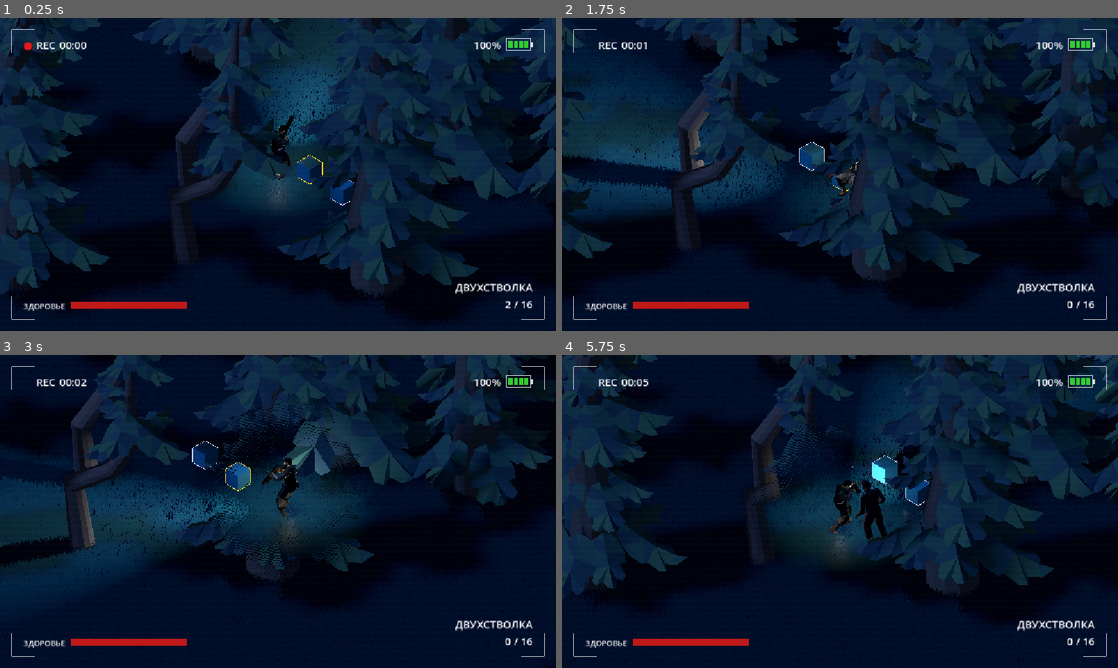
Above: before the commit, frames 1-4 (two rows, left to right).
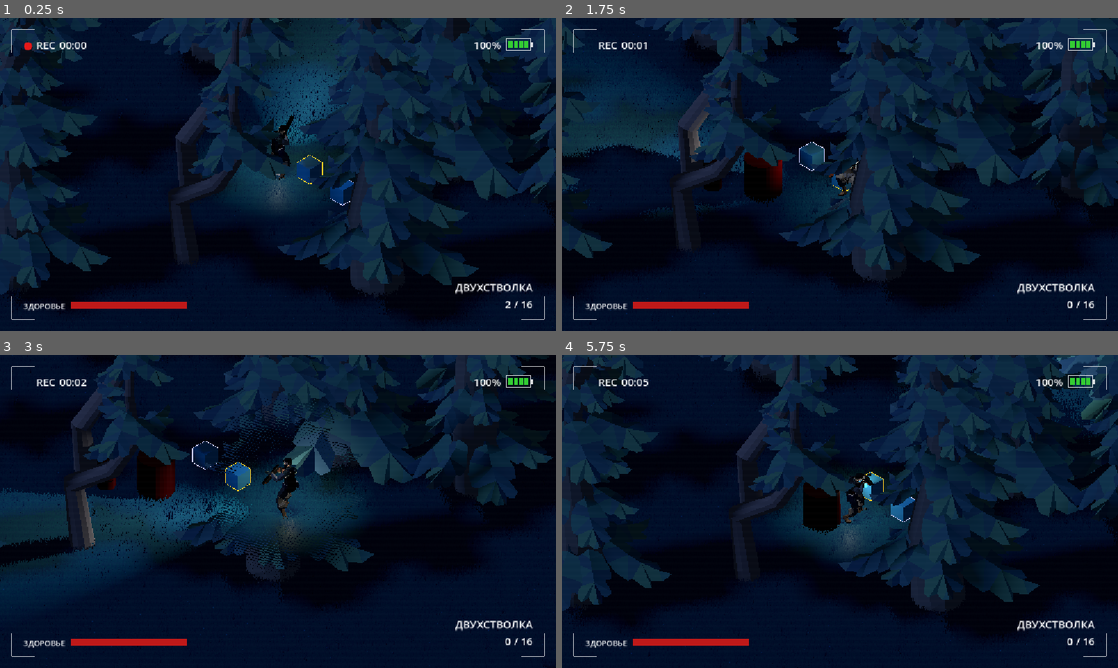
Above: after the commit, the same moments.

Repository: AnckerStudios/the-camera-game
Game: Godot game, scene res://scene/ilya/ilya_v1_doma.tscn
The game is run twice, just before and just after one commit, with the same random seed, the same clock (stepped at 60 frames per second) and the same inputs. This scene is started directly instead of the project's main scene. Sound files missing from this copy of the repository are replaced by a short silence.
Inputs (mouse positions are in pixels of both pictures, inside the frame that each line leads up to):
- Up to frame 1 (0.25 s): no input
- Up to frame 2 (1.75 s): move the mouse to (962, 158) at 0.52 s; hold D (move_right) 0.53-1.28 s; hold Right mouse button (alt_fire) 0.53-1.28 s; tap Space (jump) at 0.77, 1.52 s; move the mouse to (728, 190) at 1.27 s; hold S (move_backward) from 1.28 s (still down); tap Shift (dash) at 1.35 s
- Up to frame 3 (3 s): move the mouse to (333, 442) at 2.02 s; release S (move_backward) at 2.03 s; press the mouse at (333, 442) at 2.03 s; hold D (move_right) 2.03-2.78 s; move the mouse to (250, 574) at 2.77 s; release the mouse at (250, 574) at 2.78 s; hold W (move_forward) from 2.78 s (still down); tap E (interaction) at 2.85 s
- Up to frame 4 (5.75 s): tap Space (jump) at 3.02, 3.77, 4.52 s; move the mouse to (1006, 558) at 3.52 s; release W (move_forward) at 3.53 s; hold Q (weapon_next) 3.53-4.28 s; hold A (move_left) 3.53-5.03 s; move the mouse to (673, 464) at 4.27 s; tap Mouse wheel up (weapon_prev) at 4.35 s; move the mouse to (867, 511) at 5.02 s; hold S (move_backward) from 5.03 s (still down); hold Right mouse button (alt_fire) from 5.03 s (still down)

The runs differ from the first frame. In frame 2, 3.7% of the frame differs, in the area x 0-45%, y 40-62%; in frame 3, 2.0%; in frame 4, 26%, in the area x 0-100%, y 0-100%.

Commit message:
вынести получение урона в отдельную структуру

Diff:
--- /dev/null
+++ b/gamelogic/damage/damage_receiver.gd
@@ -0,0 +1,68 @@
+class_name DamageReceiver
+extends RefCounted
+## Общая обработка здоровья. Может быть заменена наследником для особых правил урона.
+signal damaged(amount: float, source: Node)
+signal depleted(source: Node)
+
+const TARGET_GROUP: StringName = &"damage_receivers"
+const RECEIVER_META: StringName = &"damage_receiver_component"
+var _owner_ref: WeakRef
+var enabled: bool = true
+var health: float = 100.0
+
+## Возвращает фактически снятое здоровье; повторная смерть не вызывается.
+func take_damage(amount: float, source: Node) -> float:
+	if not enabled or health <= 0.0 or not is_finite(amount) or amount <= 0.0:
+		return 0.0
+	var calculated := _calculate_damage(amount, source)
+	if not is_finite(calculated) or calculated <= 0.0:
+		return 0.0
+	var applied := minf(health, calculated)
+	health = maxf(health - applied, 0.0)
+	damaged.emit(applied, source)
+	if health <= 0.0:
+		depleted.emit(source)
+	return applied
+
+## Точка расширения для специальных правил обработки урона.
+func _calculate_damage(amount: float, _source: Node) -> float:
+	return amount
+
+
+## Регистрирует владельца как общую цель для оружия независимо от его типа.
+func register_owner(owner: Node3D) -> void:
+	_owner_ref = weakref(owner)
+	owner.set_meta(RECEIVER_META, self)
+	owner.add_to_group(TARGET_GROUP)
+
+func can_receive_damage() -> bool:
+	if not enabled or health <= 0.0 or not _owner_ref:
+		return false
+	var owner = _owner_ref.get_ref()
+	return is_instance_valid(owner) and not owner.is_queued_for_deletion()
+
+## Оружие обращается к компоненту; переопределение take_damage у владельца сохраняется.
+func receive_hit(amount: float, source: Node) -> float:
+	if not can_receive_damage():
+		return 0.0
+	var owner = _owner_ref.get_ref()
+	var previous_health := health
+	owner.take_damage(amount, source)
+	print("-%.0f от %s" % [amount, source.name])
+	return maxf(previous_health - health, 0.0)
+
+## Одинаковая проверка для lock и попаданий, включая дочерние коллизии.
+static func find_target(collider: Node) -> Node3D:
+	var node := collider
+	while is_instance_valid(node):
+		var receiver = node.get_meta(RECEIVER_META) if node.has_meta(RECEIVER_META) else null
+		if receiver is DamageReceiver:
+			return node as Node3D if receiver.can_receive_damage() else null
+		node = node.get_parent()
+	return null
+
+static func get_receiver(target: Node) -> DamageReceiver:
+	if not is_instance_valid(target) or not target.has_meta(RECEIVER_META):
+		return null
+	var receiver = target.get_meta(RECEIVER_META)
+	return receiver as DamageReceiver
--- /dev/null
+++ b/gamelogic/environment/damage_dummy.gd
@@ -0,0 +1,45 @@
+extends StaticBody3D
+## Мишень использует компонент урона через поле, как монстры.
+signal damaged(amount: float, source: Node)
+signal destroyed(source: Node)
+
+var damage_receiver := DamageReceiver.new()
+@export var hp: float = 100.0:
+	get:
+		return damage_receiver.health
+	set(value):
+		damage_receiver.health = maxf(value, 0.0)
+
+func _ready() -> void:
+	damage_receiver.register_owner(self)
+	add_to_group(&"damageable_environment")
+	damage_receiver.damaged.connect(_on_damage_received)
+	damage_receiver.depleted.connect(_on_health_depleted)
+	add_child(ConeVisibility.new())
+	add_to_group(&"cutout_targets")
+	_update_cone_visibility()
+
+func _process(_delta: float) -> void:
+	_update_cone_visibility()
+
+func _update_cone_visibility() -> void:
+	var cones := get_tree().get_nodes_in_group(&"visibility_cones")
+	# Сцены без конуса сохраняют обычное отображение мишени.
+	var inside := cones.is_empty()
+	for cone in cones:
+		if cone.contains_world_point(global_position):
+			inside = true
+			break
+	visible = inside
+
+
+## Общий компонент снимает здоровье и гарантирует однократную обработку разрушения.
+func take_damage(amount: float, source: Node) -> void:
+	damage_receiver.take_damage(amount, source)
+
+func _on_damage_received(amount: float, source: Node) -> void:
+	damaged.emit(amount, source)
+
+func _on_health_depleted(source: Node) -> void:
+	destroyed.emit(source)
+	queue_free()
--- /dev/null
+++ b/gamelogic/environment/damageable_environment.gd
@@ -0,0 +1,42 @@
+class_name DamageableEnvironment
+extends StaticBody3D
+## Основа разрушаемого окружения: мишеней, бочек, дверей.
+signal damaged(amount: float, source: Node)
+signal destroyed(source: Node)
+
+var damage_receiver := DamageReceiver.new()
+@export var hp: float = 100.0:
+	get:
+		return damage_receiver.health
+	set(value):
+		damage_receiver.health = maxf(value, 0.0)
+var _destroyed: bool = false
+
+func _ready() -> void:
+	damage_receiver.register_owner(self)
+	add_to_group(&"damageable_environment")
+	damage_receiver.damaged.connect(_on_damage_received)
+	damage_receiver.depleted.connect(_on_health_depleted)
+
+## Единый внешний интерфейс для пуль, взрывов и других источников.
+func take_damage(amount: float, source: Node) -> void:
+	if not _destroyed:
+		damage_receiver.take_damage(amount * _get_damage_multiplier(source), source)
+
+## Наследники могут определять устойчивость к разным источникам.
+func _get_damage_multiplier(_source: Node) -> float:
+	return 1.0
+
+func _on_damage_received(amount: float, source: Node) -> void:
+	damaged.emit(amount, source)
+
+func _on_health_depleted(source: Node) -> void:
+	if _destroyed:
+		return
+	_destroyed = true
+	destroyed.emit(source)
+	_on_destroyed(source)
+
+## Бочка может запустить взрыв, дверь — анимацию разрушения вместо удаления.
+func _on_destroyed(_source: Node) -> void:
+	queue_free()
--- a/gamelogic/monster/monster.gd
+++ b/gamelogic/monster/monster.gd
@@ -14,13 +14,20 @@
 var rotation_speed := 10.0
 
 var dimension: Dimension
-var hp: float
+var damage_receiver := DamageReceiver.new()
+var hp: float:
+	get:
+		return damage_receiver.health
+	set(value):
+		damage_receiver.health = maxf(value, 0.0)
 var move_speed: float
 var attack_damage: float
 var resistance_physical: float
 var resistance_energetic: float
 
 func _ready() -> void:
+	damage_receiver.register_owner(self)
+	damage_receiver.depleted.connect(_on_health_depleted)
 	add_child(ConeVisibility.new())
 	add_to_group(MONSTER_GROUP)
 
@@ -57,18 +64,19 @@
 func update_target_location(target_location: Vector3) -> void:
 	nav_agent.target_position = target_location
 
+## Монстры переопределяют множитель или сам метод, сохраняя общий расчёт здоровья.
 func take_damage(amount: float, source: Node) -> void:
-	var resistance: float
+	if monster_state.is_dead:
+		return
+	damage_receiver.take_damage(amount * _get_damage_multiplier(source), source)
 
-	if PHYSICAL_WEAPONS.has(source.name):
-		resistance = resistance_physical
-	else:
-		resistance = resistance_energetic
+func _get_damage_multiplier(source: Node) -> float:
+	if is_instance_valid(source) and PHYSICAL_WEAPONS.has(source.name):
+		return resistance_physical
+	return resistance_energetic
 
-	hp -= amount * resistance
-	print("%s: -%.0f от %s, осталось %.0f" % [name, amount, source.name, hp])
-	if hp <= 0.0:
-		die()
+func _on_health_depleted(_source: Node) -> void:
+	die()
 
 # Действия при смерти монстра
 func die() -> void:
--- a/gamelogic/weapon/damage_dummy.gd
+++ b/gamelogic/weapon/damage_dummy.gd
@@ -1,32 +1,2 @@
-extends StaticBody3D
-
-## Тестовая мишень: принимает урон от оружия и пишет его в лог.
-
-@export var hp := 100.0
-
-
-func take_damage(amount: float, source: Node) -> void:
-	hp -= amount
-	print("%s: -%.0f от %s, осталось %.0f" % [name, amount, source.name, hp])
-	if hp <= 0.0:
-		queue_free()
-
-
-## Видимость не отключает коллизию и возможность получать урон.
-func _ready() -> void:
-	add_child(ConeVisibility.new())
-	add_to_group(&"cutout_targets")
-	_update_cone_visibility()
-
-func _process(_delta: float) -> void:
-	_update_cone_visibility()
-
-func _update_cone_visibility() -> void:
-	var cones := get_tree().get_nodes_in_group(&"visibility_cones")
-	# Сцены без конуса сохраняют обычное отображение мишени.
-	var inside := cones.is_empty()
-	for cone in cones:
-		if cone.contains_world_point(global_position):
-			inside = true
-			break
-	visible = inside
+extends "res://gamelogic/environment/damage_dummy.gd"
+## Совместимость со старыми сценами. Реализация мишени перенесена в окружение.
--- a/gamelogic/weapon/firearm.gd
+++ b/gamelogic/weapon/firearm.gd
@@ -2,7 +2,7 @@
 extends Weapon
 
 ## Огнестрельное оружие с мгновенным попаданием (хитскан): патроны, перезарядка, разброс дроби.
-## Цель получает урон, если take_damage(amount: float, source: Node).
+## Доступность цели и получение урона определяет общий компонент DamageReceiver.
 ## Материальность цели (призраки) решает сама цель.
 
 ## Выстрел произведён; rounds - сколько патронов ушло. Можно использовать как шум для врагов.
@@ -179,9 +179,10 @@
 	var endpoint: Vector3 = result.endpoint
 	var target: Object = result.target
 	var applied_damage := 0.0
-	if is_instance_valid(target) and target.has_method("take_damage"):
-		applied_damage = maxf(damage if pellet_damage < 0.0 else pellet_damage, 0.0)
-		target.take_damage(applied_damage, self)
+	var receiver := DamageReceiver.get_receiver(target)
+	if receiver and receiver.can_receive_damage():
+		var requested_damage := maxf(damage if pellet_damage < 0.0 else pellet_damage, 0.0)
+		applied_damage = receiver.receive_hit(requested_damage, self)
 	Tracer.spawn(self, _muzzle.global_position, endpoint)
 	pellet_fired.emit(origin, endpoint, target, applied_damage)
 
@@ -216,12 +217,7 @@
 
 ## Коллизия может находиться в дочернем узле, а здоровье — в скрипте самого врага.
 func _get_damage_receiver(collider: Node) -> Node:
-	var node := collider
-	while is_instance_valid(node):
-		if node.has_method("take_damage"):
-			return node
-		node = node.get_parent()
-	return null
+	return DamageReceiver.find_target(collider)
 
 
 ## Исключает владельца и все его дочерние коллизии, включая экипировку.
--- a/gamelogic/weapon/target_lock.gd
+++ b/gamelogic/weapon/target_lock.gd
@@ -1,13 +1,12 @@
 class_name WeaponTargetLock
 extends Node
-## Выбирает ближайшего к курсору живого врага при начале выстрела.
+## Выбирает ближайшую к курсору доступную цель с DamageReceiver: монстра или окружение.
 signal target_changed(target: Node3D)
 
 @export var enabled: bool = true
 @export_range(0.0, 300.0, 1.0) var capture_radius_pixels: float = 80.0
 @export var target_height: float = 1.0
 @export var require_view_cone: bool = true
-@export var enemy_group: StringName = &"monster"
 @export_flags_3d_physics var obstruction_mask: int = 1
 
 # Слабая ссылка не удерживает удалённого врага и возвращает null после его удаления.
@@ -30,10 +29,10 @@
 	if enabled and camera:
 		var mouse := get_viewport().get_mouse_position()
 		var closest := capture_radius_pixels * capture_radius_pixels
-		for enemy in get_tree().get_nodes_in_group(enemy_group):
+		for enemy in get_tree().get_nodes_in_group(DamageReceiver.TARGET_GROUP):
 			if not enemy is Node3D or enemy.is_queued_for_deletion() or not enemy.is_visible_in_tree():
 				continue
-			if enemy.get("is_dead") == true:
+			if DamageReceiver.find_target(enemy) != enemy or enemy == shooter:
 				continue
 			var point := get_target_point(enemy)
 			if camera.is_position_behind(point) or origin.distance_to(point) > max_distance:
@@ -71,10 +70,10 @@
 
 func _has_clear_path(origin: Vector3, point: Vector3, enemy: Node3D, excluded: Array[RID]) -> bool:
 	var query := PhysicsRayQueryParameters3D.create(origin, point, obstruction_mask, excluded)
-	query.collide_with_areas = true
+	query.collide_with_areas = false
 	query.hit_from_inside = true
 	var hit := enemy.get_world_3d().direct_space_state.intersect_ray(query)
 	if hit.is_empty():
 		return true
 	var collider: Node = hit.collider
-	return collider == enemy or enemy.is_ancestor_of(collider)
+	return DamageReceiver.find_target(collider) == enemy
--- a/project.godot
+++ b/project.godot
@@ -33,6 +33,8 @@
 [file_customization]
 
 folder_colors={
+"res://gamelogic/damage/": "orange",
+"res://gamelogic/environment/": "purple",
 "res://gamelogic/input/": "pink",
 "res://gamelogic/monster/": "yellow",
 "res://gamelogic/player/": "green",
--- a/scene/ilya/ilya_v1_doma.tscn
+++ b/scene/ilya/ilya_v1_doma.tscn
@@ -4,7 +4,7 @@
 [ext_resource type="PackedScene" uid="uid://kmwuw8pmi1bl" path="res://gamelogic/player/player.tscn" id="2_lntd3"]
 [ext_resource type="Script" uid="uid://depwexin4lwf1" path="res://gamelogic/player/camera/isometric_camera.gd" id="3_wemht"]
 [ext_resource type="PackedScene" uid="uid://chrnas5w2mwst" path="res://ui/hud/hud.tscn" id="4_si8ks"]
-[ext_resource type="Script" uid="uid://cmkrno3x3fyie" path="res://gamelogic/weapon/damage_dummy.gd" id="5_61cc7"]
+[ext_resource type="Script" uid="uid://d2h6j804pc4gd" path="res://gamelogic/environment/damage_dummy.gd" id="5_4d73h"]
 [ext_resource type="PackedScene" uid="uid://c2g4ugy8n7yeu" path="res://resources/model/world/barrel.glb" id="6_ca088"]
 [ext_resource type="PackedScene" uid="uid://dhn6j3uin8x8b" path="res://gamelogic/props/pines/pine_1.tscn" id="7_4cm51"]
 [ext_resource type="PackedScene" uid="uid://w3p8l3qnm13a" path="res://gamelogic/monster/ghoul/ghoul.tscn" id="7_fvh2d"]
@@ -88,9 +88,19 @@
 
 [node name="HUD" parent="." unique_id=1458729086 instance=ExtResource("4_si8ks")]
 
+[node name="Dummy2" type="StaticBody3D" parent="." unique_id=1147076394]
+transform = Transform3D(1, 0, 0, 0, 1, 0, 0, 0, 1, 0.4581802, 1.5, 3.1996922)
+script = ExtResource("5_4d73h")
+
+[node name="Shape" type="CollisionShape3D" parent="Dummy2" unique_id=1064016809]
+shape = SubResource("DummyShape")
+
+[node name="Mesh" parent="Dummy2" unique_id=479019319 instance=ExtResource("6_ca088")]
+transform = Transform3D(0.27, 0, 0, 0, 0.27, 0, 0, 0, 0.27, 0, -0.0171, 0)
+
 [node name="Dummy1" type="StaticBody3D" parent="." unique_id=1316338027]
-transform = Transform3D(1, 0, 0, 0, 1, 0, 0, 0, 1, 0, 0.5, -5)
-script = ExtResource("5_61cc7")
+transform = Transform3D(2, 0, 0, 0, 2, 0, 0, 0, 2, 0.8939977, 0.5, 1.6000023)
+script = ExtResource("5_4d73h")
 
 [node name="Shape" type="CollisionShape3D" parent="Dummy1" unique_id=830365736]
 shape = SubResource("DummyShape")
Not shown, added: gamelogic/damage/damage_receiver.gd.uid
Not shown, added: gamelogic/environment/damage_dummy.gd.uid
Not shown, added: gamelogic/environment/damageable_environment.gd.uid
